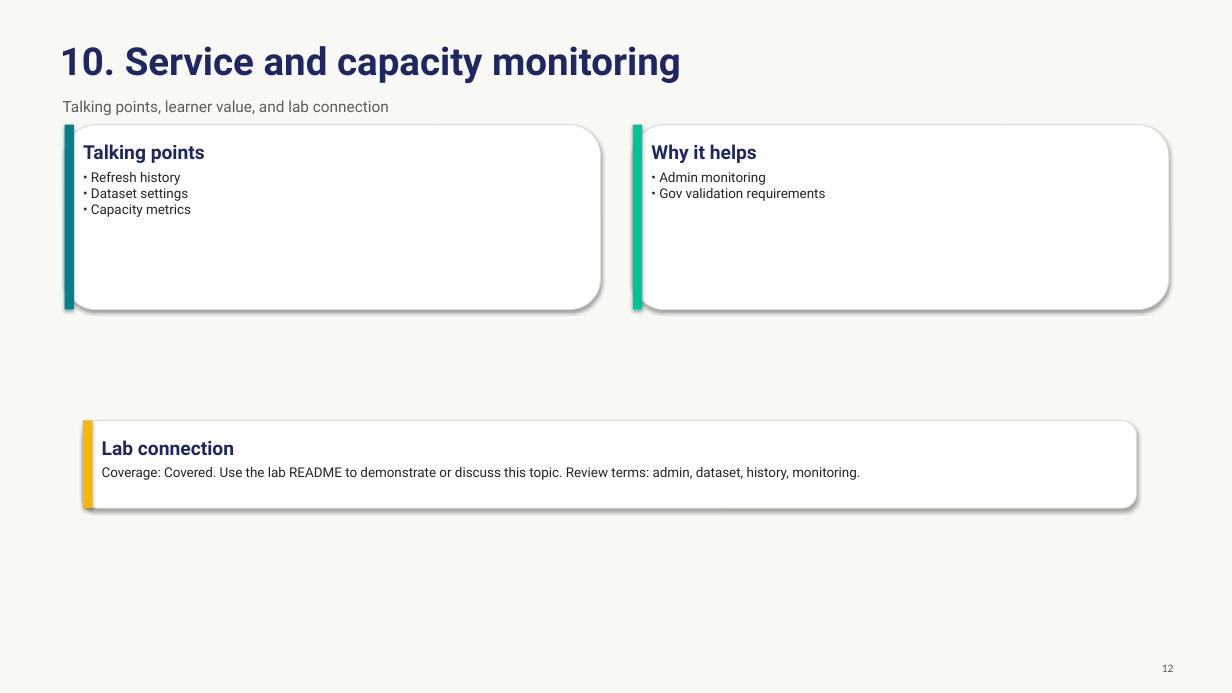
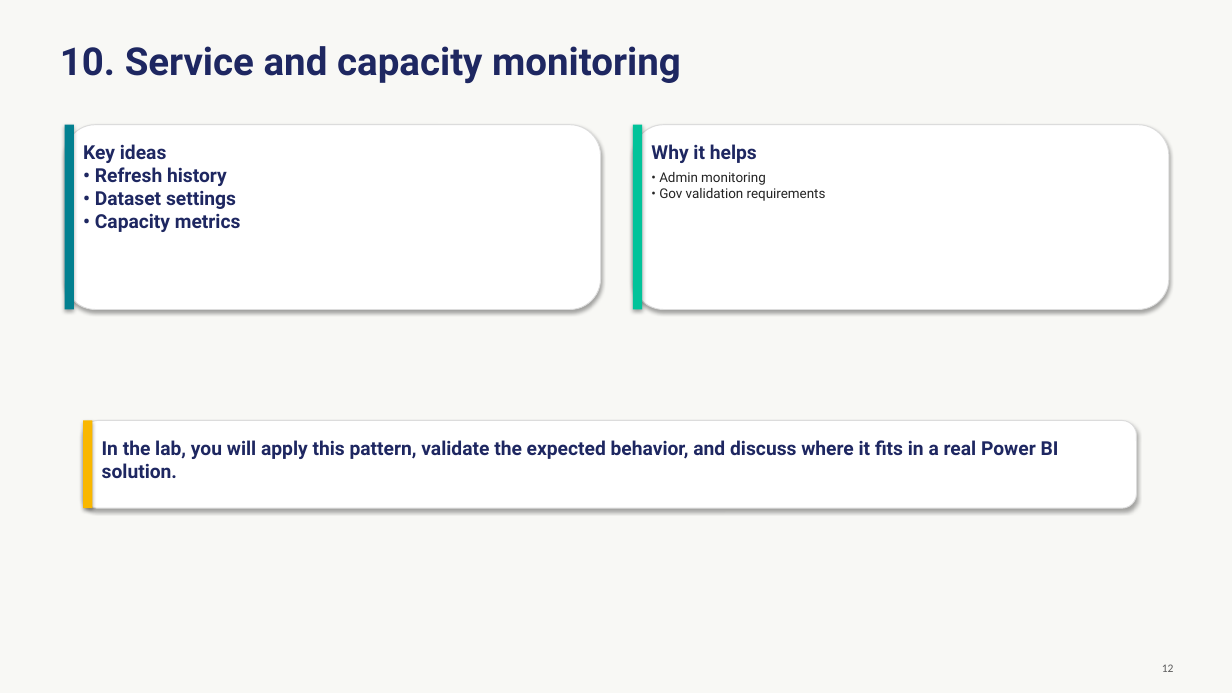
Before and after one commit to Coding-Forge/PBI-Advanced-Factory, a slide deck: slide 12 of modules/05-performance-optimization/assets/performance-optimization.pptx. Drawn at 1232x693 pixels with LibreOffice and Linux fonts; fonts in the diff are those of the drawing. Boxes give left, top, right and bottom in pixels: in the first picture for what was removed or moved away, otherwise in the second. Text is boxed around its words. In the diff, an @@ line names an element or a change of style, - is before the commit and + after.

```diff
--- a/modules/05-performance-optimization/assets/performance-optimization.pptx
+++ b/modules/05-performance-optimization/assets/performance-optimization.pptx
@@ text removed at (x1=63, y1=100, x2=389, y2=115) @@
-Talking points, learner value, and lab connection
@@ text at (x1=83, y1=144, x2=241, y2=232): text changed; size 10.5 to 15 pt; text colour #242424 to #1E2761; bold on @@
-Talking points
-• Refresh history
-• Dataset settings
-• Capacity metrics
+Key ideas
+• Refresh history
+• Dataset settings
+• Capacity metrics
@@ text at (x1=102, y1=440, x2=1059, y2=478): text changed; size 10.5 to 15 pt; text colour #242424 to #1E2761; bold on @@
-Lab connection
-Coverage: Covered. Use the lab README to demonstrate or discuss this topic. Review terms: admin, dataset, history, monitoring.
+In the lab, you will apply this pattern, validate the expected behavior, and discuss where it fits in a real Power BI solution.
```
Also in this commit, not shown: 13 other slides changed, 10 other files.
